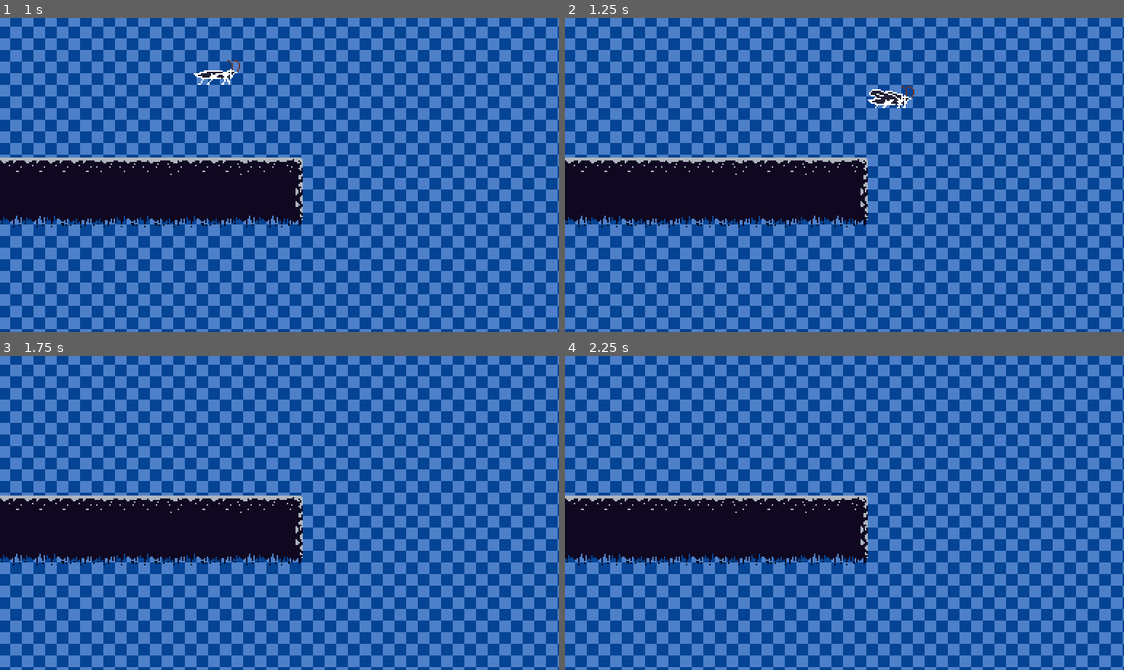
Above: before the commit, frames 1-4 (two rows, left to right).
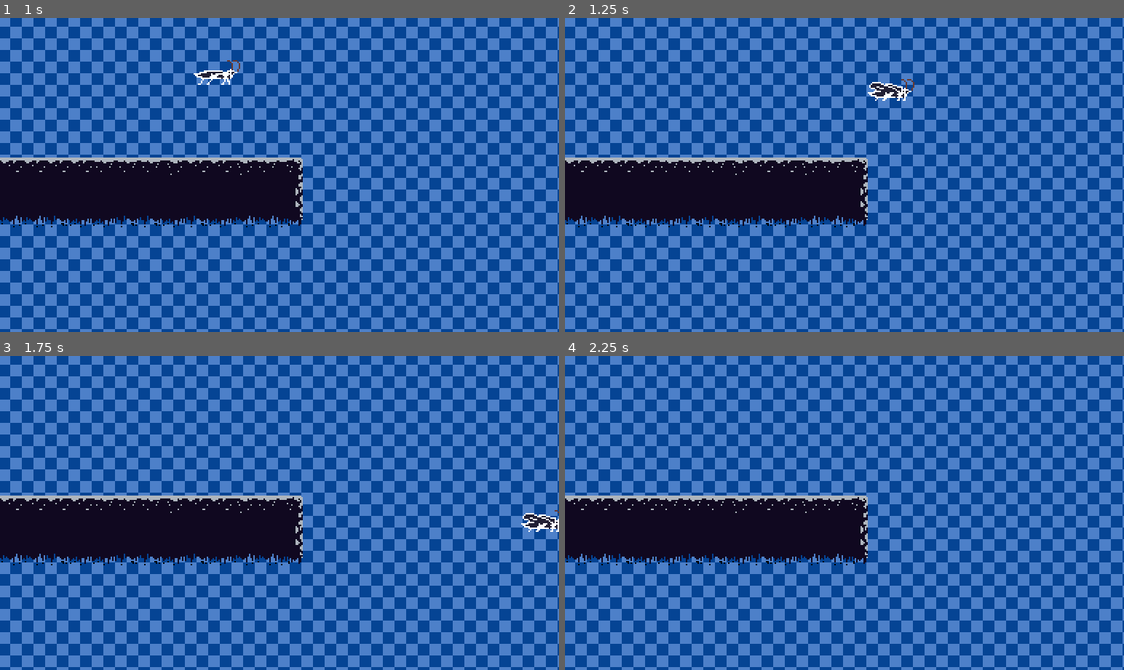
Above: after the commit, the same moments.

Repository: MichaelHanam/foreigner
Game: Godot game, scene res://scenes/sandbox.tscn
Two runs of this game, one before a commit and one after it. Both use one fixed random seed, a clock stepped at 60 frames per second and the inputs below.
Inputs:
- Up to frame 1 (1 s): hold D (move_right) from 0.53 s (still down); hold Space (jump) from 0.53 s (still down)
- Up to frame 2 (1.25 s): keep holding D (move_right); keep holding Space (jump)
- Up to frame 3 (1.75 s): keep holding D (move_right); release Space (jump) at 1.28 s; tap Space (jump) at 1.35, 1.52 s
- Up to frame 4 (2.25 s): tap Space (jump) at 1.82 s; release D (move_right) at 2.03 s; hold A (move_left) from 2.03 s (still down); hold Space (jump) from 2.03 s (still down)

Frame 1 is identical in both runs. In frame 2, 0.4% of the frame differs, in the area x 54-63%, y 19-29%; in frame 3, 0.3%; in frame 4, nothing differs.

Commit message:
add gliding

Diff:
--- a/objects/player.tscn
+++ b/objects/player.tscn
@@ -11,6 +11,7 @@
 [ext_resource type="Resource" uid="uid://bf1v7stp0ymvj" path="res://scripts/player/states/air/JumpState.tres" id="6_3nfmf"]
 [ext_resource type="Script" uid="uid://bwkajbpfqye4r" path="res://scripts/components/GravityComponent.gd" id="6_3rerk"]
 [ext_resource type="Resource" uid="uid://bnyy7hao2dvd0" path="res://scripts/player/states/air/FallState.tres" id="7_42cpl"]
+[ext_resource type="Resource" uid="uid://cct6kl8ab80wq" path="res://scripts/player/states/air/GlideState.tres" id="8_r673r"]
 [ext_resource type="Script" uid="uid://dc4rpq1qp88si" path="res://scripts/components/AnimationComponent.gd" id="11_3nfmf"]
 [ext_resource type="Script" uid="uid://4eepf1fevrj5" path="res://scripts/components/PlayerAnimator.gd" id="12_42cpl"]
 
@@ -150,7 +151,8 @@
 0: ExtResource("4_4vq5b"),
 1: ExtResource("5_4vq5b"),
 2: ExtResource("6_3nfmf"),
-3: ExtResource("7_42cpl")
+3: ExtResource("8_r673r"),
+4: ExtResource("7_42cpl")
 })
 
 [node name="MovementComponent" type="Node" parent="."]
--- a/scripts/components/MovementComponent.gd
+++ b/scripts/components/MovementComponent.gd
@@ -3,6 +3,7 @@
 
 @export var max_move_speed := 300.0
 @export var jump_velocity := -150.0
+@export var boost_velocity := -50
 @export var acceleration := 40.0
 @export var deceleration := 40.0
 @export var jump_buffer_time := 0.15
@@ -13,10 +14,11 @@
 
 var move_speed := max_move_speed
 var has_jumped := false
+var has_boosted := false
 
 func move_horizontally(entity: CharacterBody2D, direction: float,
-	move_speed: float = move_speed,
-	acceleration: float = acceleration):
+	acceleration: float = acceleration,
+	move_speed: float = move_speed):
 
 	entity.velocity.x = move_toward(entity.velocity.x,
 		move_speed * direction, acceleration)
@@ -27,9 +29,13 @@
 	entity.velocity.x = move_toward(entity.velocity.x, 0,
 		deceleration)
 
-func jump(entity: CharacterBody2D):
-	entity.velocity.y = jump_velocity
+func jump(entity: CharacterBody2D, velocity: float = jump_velocity):
+	entity.velocity.y = velocity
 	has_jumped = true
+
+func boost(entity: CharacterBody2D, velocity: float = boost_velocity):
+	entity.velocity.y -= velocity
+	has_boosted = true
 
 func start_buffer_timer():
 	jump_buffer_timer = jump_buffer_time
@@ -39,9 +45,13 @@
 
 func reset_jumps():
 	has_jumped = false
+	has_boosted = false
 
 func can_jump() -> bool:
 	return not has_jumped
+
+func can_boost() -> bool:
+	return not has_boosted
 
 func is_in_buffer_time() -> bool:
 	return jump_buffer_timer
--- a/scripts/player/states/PlayerStateMachine.gd
+++ b/scripts/player/states/PlayerStateMachine.gd
@@ -5,7 +5,8 @@
 	IDLE,
 	MOVE,
 	JUMP,
-	FALL
+	GLIDE,
+	FALL,
 }
 
 @export var states : Dictionary[StateID, Resource]
--- a/scripts/player/states/air/FallState.gd
+++ b/scripts/player/states/air/FallState.gd
@@ -22,4 +22,11 @@
 		if (player.movement.can_jump() && player.movement.is_in_coyote_time()):
 			state_machine.change_state(PlayerStateMachine.StateID.JUMP)
 
+			return
+
 		player.movement.start_buffer_timer()
+
+	if (player.input.jump_held()):
+		state_machine.change_state(PlayerStateMachine.StateID.GLIDE)
+
+		return
--- /dev/null
+++ b/scripts/player/states/air/GlideState.gd
@@ -0,0 +1,24 @@
+extends AirState
+class_name GlideState
+
+const GRAVITY := 50.0
+const ACCELERATION := 15.0
+const DECELERATION := 10.0
+
+func enter(player):
+	player.animator.play(PlayerAnimator.Animations.GLIDE)
+	if (player.movement.can_boost()):
+		player.movement.boost(player)
+
+func _air_update(player, state_machine, delta):
+	player.gravity.apply(player, GRAVITY, delta)
+
+	var direction = player.input.get_direction()
+
+	if direction:
+		player.movement.move_horizontally(player, direction, ACCELERATION)
+	else:
+		player.movement.stop_moving(player, DECELERATION)
+
+	if (not player.input.jump_held()):
+		state_machine.change_state(PlayerStateMachine.StateID.FALL)
--- /dev/null
+++ b/scripts/player/states/air/GlideState.tres
@@ -0,0 +1,7 @@
+[gd_resource type="Resource" script_class="GlideState" load_steps=2 format=3 uid="uid://cct6kl8ab80wq"]
+
+[ext_resource type="Script" uid="uid://ci0mjqfdf201k" path="res://scripts/player/states/air/GlideState.gd" id="1_8p3b8"]
+
+[resource]
+script = ExtResource("1_8p3b8")
+metadata/_custom_type_script = "uid://ci0mjqfdf201k"
--- a/scripts/player/states/air/JumpState.gd
+++ b/scripts/player/states/air/JumpState.gd
@@ -17,5 +17,8 @@
 	else:
 		player.movement.stop_moving(player)
 
-	if (not player.input.jump_held() || player.velocity.y > 0):
+	if (player.input.jump_held() && player.velocity.y > 0):
+		state_machine.change_state(PlayerStateMachine.StateID.GLIDE)
+
+	elif (not player.input.jump_held() || player.velocity.y > 0):
 		state_machine.change_state(PlayerStateMachine.StateID.FALL)
Not shown: 1 places in objects/player.tscn that only renumber resources
Not shown, added: scripts/player/states/air/GlideState.gd.uid
